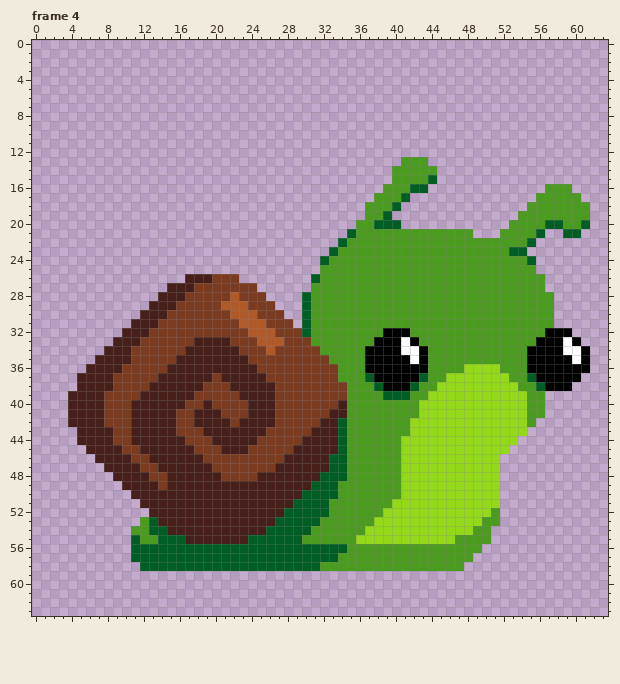
One commit to this pixel-art file: WIP assets/playerBaseSnail.aseprite. The picture above is the old version.
64x64 pixels, 6 frames. Shown: frame 4. The commit also changed other frames, which this record leaves out.
After:
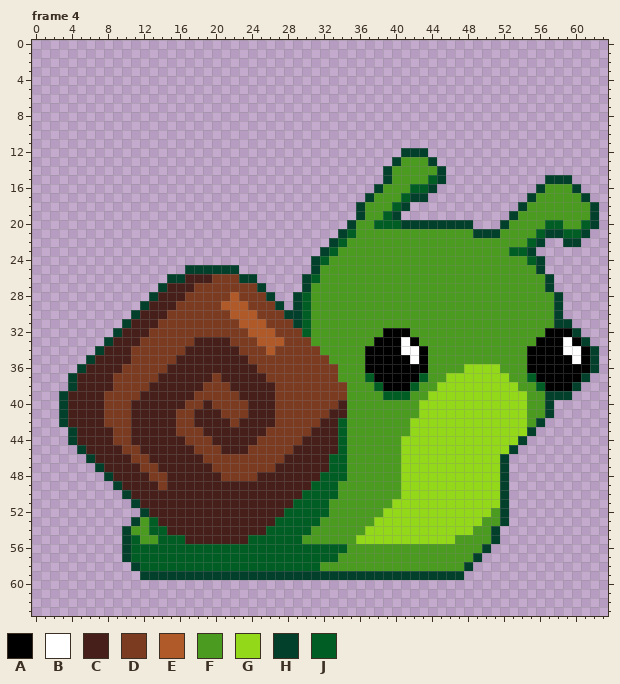
Palette (. is transparent): A #000000  B #ffffff  C #461f1a  D #7a3b21  E #b15a29  F #4a9b1f  G #93d91a  H #03402b  J #005d24
The author wrote: animated and properly facing player sprte
What changed:
layer "Flattened" now shown
--- frame 4, layer "Flattened"
@@ x 0..63 @@
 11 ................................................................
-12 ................................................................
-13 .........................................FFF....................
-14 ........................................FFFFF...................
-15 ........................................FFFFJ...................
-16 .......................................FFFJJ.............FFF....
-17 ......................................FFFJ..............FFFFF...
-18 .....................................FFFJ..............FFFFFFF..
-19 .....................................FFJ..............FFFFFFFF..
-20 ....................................FFJJJ............FFFFJJFFJ..
-21 ...................................JFFFFFFFFFFFFF...FFFFJ..JJ...
-22 ..................................JFFFFFFFFFFFFFFFFFFFFJ........
-23 .................................JFFFFFFFFFFFFFFFFFFFJJ.........
-24 ................................JFFFFFFFFFFFFFFFFFFFFFFJ........
-25 ................................FFFFFFFFFFFFFFFFFFFFFFFF........
-26 .................CCCDDD........JFFFFFFFFFFFFFFFFFFFFFFFFF.......
-27 ...............CCCDDDDDDD......FFFFFFFFFFFFFFFFFFFFFFFFFF.......
-28 ..............CCCDDDDDEDDD....JFFFFFFFFFFFFFFFFFFFFFFFFFFF......
-29 .............CCCDDDDDEEEDDD...JFFFFFFFFFFFFFFFFFFFFFFFFFFF......
-30 ............CCCDDDDDDDEEEDDD..JFFFFFFFFFFFFFFFFFFFFFFFFFFF......
-31 ...........CCCDDDDDDDDDEEEDDD.JFFFFFFFFFFFFFFFFFFFFFFFFFFF......
-32 ..........CCCDDDDDDDDDDDEEEDDDJFFFFFFFFAAAFFFFFFFFFFFFFFFAAA....
-33 .........CCCDDDDDDCCCCDDDEEEDDDFFFFFFFAAABAFFFFFFFFFFFFFAAABA...
-34 ........CCCDDDDDDCCCCCCDDDEDDDDDFFFFFAAAABBAFFFFFFFFFFFAAAABBA..
-35 .......CCCCDDDDDCCCCCCCCDDDDDDDDDFFFFAAAAABAFFFFFFFFFFFAAAAABA..
-36 ......CCCCDDDDDCCCCCCCCCCDDDDDDDDDFFFAAAAAAAFFFFGGGGFFFAAAAAAA..
-37 .....CCCCDDDDDCCCCCCDCCCCCDDDDDDDDFFFJAAAAAJFFGGGGGGGFFJAAAAA...
-38 .....CCCCDDDDCCCCCCDDDCCCCCDDDDDDDDFFFJAAAJFFGGGGGGGGGFFJAAA....
-39 ....CCCCDDDDCCCCCCDDDDDCCCCDDDDDDDDFFFFJJJFFGGGGGGGGGGGFF.......
-40 ....CCCCDDDCCCCCCDDCDDDDCCCDDDDDDDCFFFFFFFFGGGGGGGGGGGGFF.......
-41 ....CCCCDDDCCCCCDDCCCDDDCCCDDDDDDCCFFFFFFFFGGGGGGGGGGGGFF.......
-42 ....CCCCDDDCCCCCDDCCCCDCCCCDDDDDCCJFFFFFFFGGGGGGGGGGGGGF........
-43 .....CCCCDDCCCCCDDDCCCCCCCDDDDDCCCJFFFFFFFGGGGGGGGGGGGG.........
-44 .....CCCCDDCCCCCCDDDCCCCCDDDDDCCCCJFFFFFFGGGGGGGGGGGGG..........
-45 ......CCCCDDCCCCCCDDDCCCDDDDDCCCCCJFFFFFFGGGGGGGGGGGG...........
-46 .......CCCCDDCCCCCCDDDDDDDDDCCCCCJJFFFFFFGGGGGGGGGGG............
-47 ........CCCCDDCCCCCCDDDDDDDCCCCCCJJFFFFFFGGGGGGGGGGG............
-48 .........CCCCDDCCCCCCDDDDCCCCCCCJJJFFFFFFGGGGGGGGGGG............
-49 ..........CCCCDCCCCCCCCCCCCCCCCJJJFFFFFFFGGGGGGGGGGG............
-50 ...........CCCCCCCCCCCCCCCCCCCJJJJFFFFFFFGGGGGGGGGGG............
-51 ............CCCCCCCCCCCCCCCCCJJJJFFFFFFFGGGGGGGGGGGG............
-52 .............CCCCCCCCCCCCCCCJJJJJFFFFFFGGGGGGGGGGGGF............
-53 ............FJCCCCCCCCCCCCCJJJJJFFFFFFGGGGGGGGGGGGFF............
-54 ...........FFJJCCCCCCCCCCCJJJJJFFFFFFGGGGGGGGGGGGFF.............
-55 ...........JFFJJJCCCCCCCJJJJJJFFFFFFGGGGGGGGGGGFFFF.............
-56 ...........JJJJJJJJJJJJJJJJJJJJJJJJFFFFFFFFFFFFFFF..............
-57 ...........JJJJJJJJJJJJJJJJJJJJJJJFFFFFFFFFFFFFFF...............
-58 ............JJJJJJJJJJJJJJJJJJJJFFFFFFFFFFFFFFFF................
-59 ................................................................
+12 .........................................HHH....................
+13 ........................................HFFFH...................
+14 .......................................HFFFFFH..................
+15 .......................................HFFFFJH...........HHH....
+16 ......................................HFFFJJH...........HFFFH...
+17 .....................................HFFFJHH...........HFFFFFH..
+18 ....................................HFFFJH............HFFFFFFFH.
+19 ....................................HFFJH............HFFFFFFFFH.
+20 ...................................HFFJJJHHHHHHHH...HFFFFJJFFJH.
+21 ..................................HJFFFFFFFFFFFFFHHHFFFFJHHJJH..
+22 .................................HJFFFFFFFFFFFFFFFFFFFFJH..HH...
+23 ................................HJFFFFFFFFFFFFFFFFFFFJJH........
+24 ...............................HJFFFFFFFFFFFFFFFFFFFFFFJH.......
+25 .................HHHHHH........HFFFFFFFFFFFFFFFFFFFFFFFFH.......
+26 ...............HHCCCDDDHH.....HJFFFFFFFFFFFFFFFFFFFFFFFFFH......
+27 ..............HCCCDDDDDDDH....HFFFFFFFFFFFFFFFFFFFFFFFFFFH......
+28 .............HCCCDDDDDEDDDH..HJFFFFFFFFFFFFFFFFFFFFFFFFFFFH.....
+29 ............HCCCDDDDDEEEDDDH.HJFFFFFFFFFFFFFFFFFFFFFFFFFFFH.....
+30 ...........HCCCDDDDDDDEEEDDDHHJFFFFFFFFFFFFFFFFFFFFFFFFFFFH.....
+31 ..........HCCCDDDDDDDDDEEEDDDHJFFFFFFFFFFFFFFFFFFFFFFFFFFFHH....
+32 .........HCCCDDDDDDDDDDDEEEDDDJFFFFFFFFAAAFFFFFFFFFFFFFFFAAAH...
+33 ........HCCCDDDDDDCCCCDDDEEEDDDFFFFFFFAAABAFFFFFFFFFFFFFAAABAH..
+34 .......HCCCDDDDDDCCCCCCDDDEDDDDDFFFFFAAAABBAFFFFFFFFFFFAAAABBAH.
+35 ......HCCCCDDDDDCCCCCCCCDDDDDDDDDFFFFAAAAABAFFFFFFFFFFFAAAAABAH.
+36 .....HCCCCDDDDDCCCCCCCCCCDDDDDDDDDFFFAAAAAAAFFFFGGGGFFFAAAAAAAH.
+37 ....HCCCCDDDDDCCCCCCDCCCCCDDDDDDDDFFFJAAAAAJFFGGGGGGGFFJAAAAAH..
+38 ....HCCCCDDDDCCCCCCDDDCCCCCDDDDDDDDFFFJAAAJFFGGGGGGGGGFFJAAAH...
+39 ...HCCCCDDDDCCCCCCDDDDDCCCCDDDDDDDDFFFFJJJFFGGGGGGGGGGGFFHHH....
+40 ...HCCCCDDDCCCCCCDDCDDDDCCCDDDDDDDCFFFFFFFFGGGGGGGGGGGGFFH......
+41 ...HCCCCDDDCCCCCDDCCCDDDCCCDDDDDDCCFFFFFFFFGGGGGGGGGGGGFFH......
+42 ...HCCCCDDDCCCCCDDCCCCDCCCCDDDDDCCJFFFFFFFGGGGGGGGGGGGGFH.......
+43 ....HCCCCDDCCCCCDDDCCCCCCCDDDDDCCCJFFFFFFFGGGGGGGGGGGGGH........
+44 ....HCCCCDDCCCCCCDDDCCCCCDDDDDCCCCJFFFFFFGGGGGGGGGGGGGH.........
+45 .....HCCCCDDCCCCCCDDDCCCDDDDDCCCCCJFFFFFFGGGGGGGGGGGGH..........
+46 ......HCCCCDDCCCCCCDDDDDDDDDCCCCCJJFFFFFFGGGGGGGGGGGH...........
+47 .......HCCCCDDCCCCCCDDDDDDDCCCCCCJJFFFFFFGGGGGGGGGGGH...........
+48 ........HCCCCDDCCCCCCDDDDCCCCCCCJJJFFFFFFGGGGGGGGGGGH...........
+49 .........HCCCCDCCCCCCCCCCCCCCCCJJJFFFFFFFGGGGGGGGGGGH...........
+50 ..........HCCCCCCCCCCCCCCCCCCCJJJJFFFFFFFGGGGGGGGGGGH...........
+51 ...........HCCCCCCCCCCCCCCCCCJJJJFFFFFFFGGGGGGGGGGGGH...........
+52 ............HCCCCCCCCCCCCCCCJJJJJFFFFFFGGGGGGGGGGGGFH...........
+53 ...........HFJCCCCCCCCCCCCCJJJJJFFFFFFGGGGGGGGGGGGFFH...........
+54 ..........HFFJJCCCCCCCCCCCJJJJJFFFFFFGGGGGGGGGGGGFFH............
+55 ..........HJFFJJJCCCCCCCJJJJJJFFFFFFGGGGGGGGGGGFFFFH............
+56 ..........HJJJJJJJJJJJJJJJJJJJJJJJJFFFFFFFFFFFFFFFH.............
+57 ..........HJJJJJJJJJJJJJJJJJJJJJJJFFFFFFFFFFFFFFFH..............
+58 ...........HJJJJJJJJJJJJJJJJJJJJFFFFFFFFFFFFFFFFH...............
+59 ............HHHHHHHHHHHHHHHHHHHHHHHHHHHHHHHHHHHH................
 60 ................................................................
Changed places in both pictures, as pixel boxes (x1, y1, x2, y2):
added: (59, 148, 599, 580)
